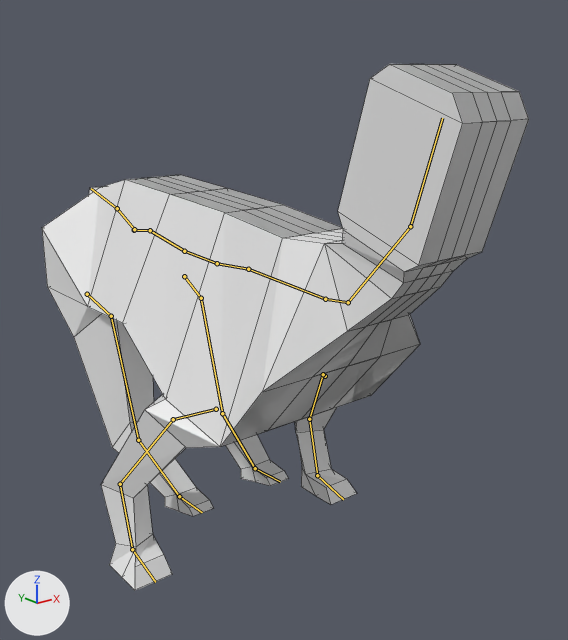
The Blender file BlenderTutorial/dog.blend, before and after one commit.
The view is the same before and after, from a 50 mm camera at (-1.042, -1.499, 1.124) aimed at (0.097, -0.074, 0.554). Lighting does not change. The marker at lower left points along +X, +Y and +Z. The picture after the commit comes second. Both versions are drawn at frame 3 of the action 'dogRun'; the numbers are the values there. The bones that bend it are drawn over the model as lines. Mesh edges are drawn as thin lines.

Objects in the first picture: 'DogMesh'.
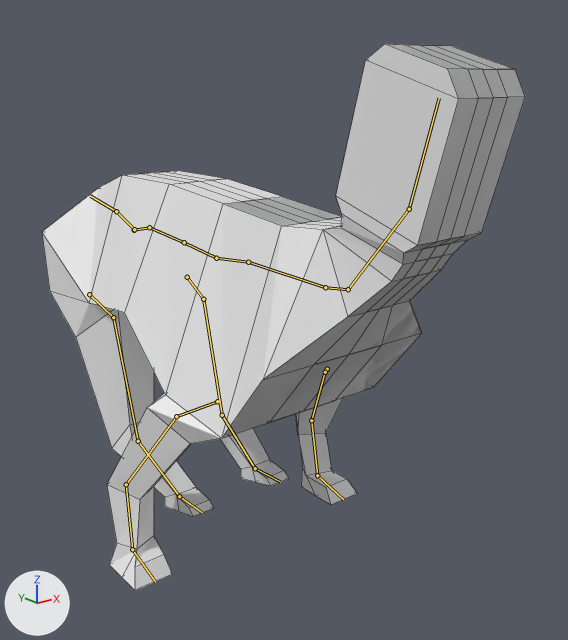
Where the change shows, as pixel boxes [x1, y1, x2, y2] in the pictures (568 x 640 px):
'DogMesh', posed: before [42, 64, 529, 590]; after [42, 44, 525, 590]
bone 'spine.004', root to tip: before (134, 230) to (150, 230); after (134, 230) to (149, 227)
bone 'spine.006', root to tip: before (184, 251) to (217, 263); after (184, 242) to (216, 258)
bone 'spine.007', root to tip: before (217, 263) to (248, 269); after (216, 258) to (248, 262)

Diff of the bpy script that builds the scene:
```diff
--- a/BlenderTutorial/dog.blend.py
+++ b/BlenderTutorial/dog.blend.py
@@ bone_spine_004 @@
 bone_spine_004 = bpy.data.objects['DogRig'].pose.bones['spine.004']  # child of 'root'
-bone_spine_004.rotation_quaternion = (1.0, 0.0, 0.0, 0.0)  # degrees (0, 0, 0)
+bone_spine_004.rotation_quaternion = (0.999, 0.044, -0.001, -0.01)  # degrees (5, 0, -1)
@@ bone_spine_006 @@
 bone_spine_006 = bpy.data.objects['DogRig'].pose.bones['spine.006']  # child of 'spine.005'
-bone_spine_006.rotation_quaternion = (1.0, 0.0, 0.0, 0.0)  # degrees (0, 0, 0)
+bone_spine_006.rotation_quaternion = (0.997, 0.076, 0.0, 0.0)  # degrees (9, 0, 0)
@@ bone_spine_007 @@
 bone_spine_007 = bpy.data.objects['DogRig'].pose.bones['spine.007']  # child of 'spine.006'
-bone_spine_007.rotation_quaternion = (0.999, -0.04, 0.0, 0.0)  # degrees (-5, 0, 0)
+bone_spine_007.rotation_quaternion = (1.0, 0.005, 0.0, 0.0)  # degrees (1, 0, 0)
```
